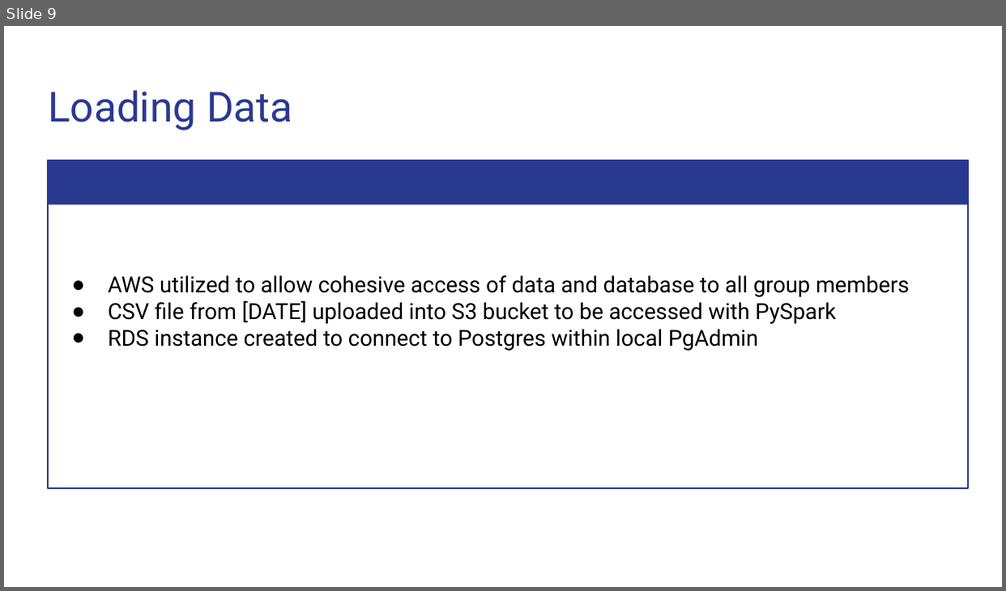
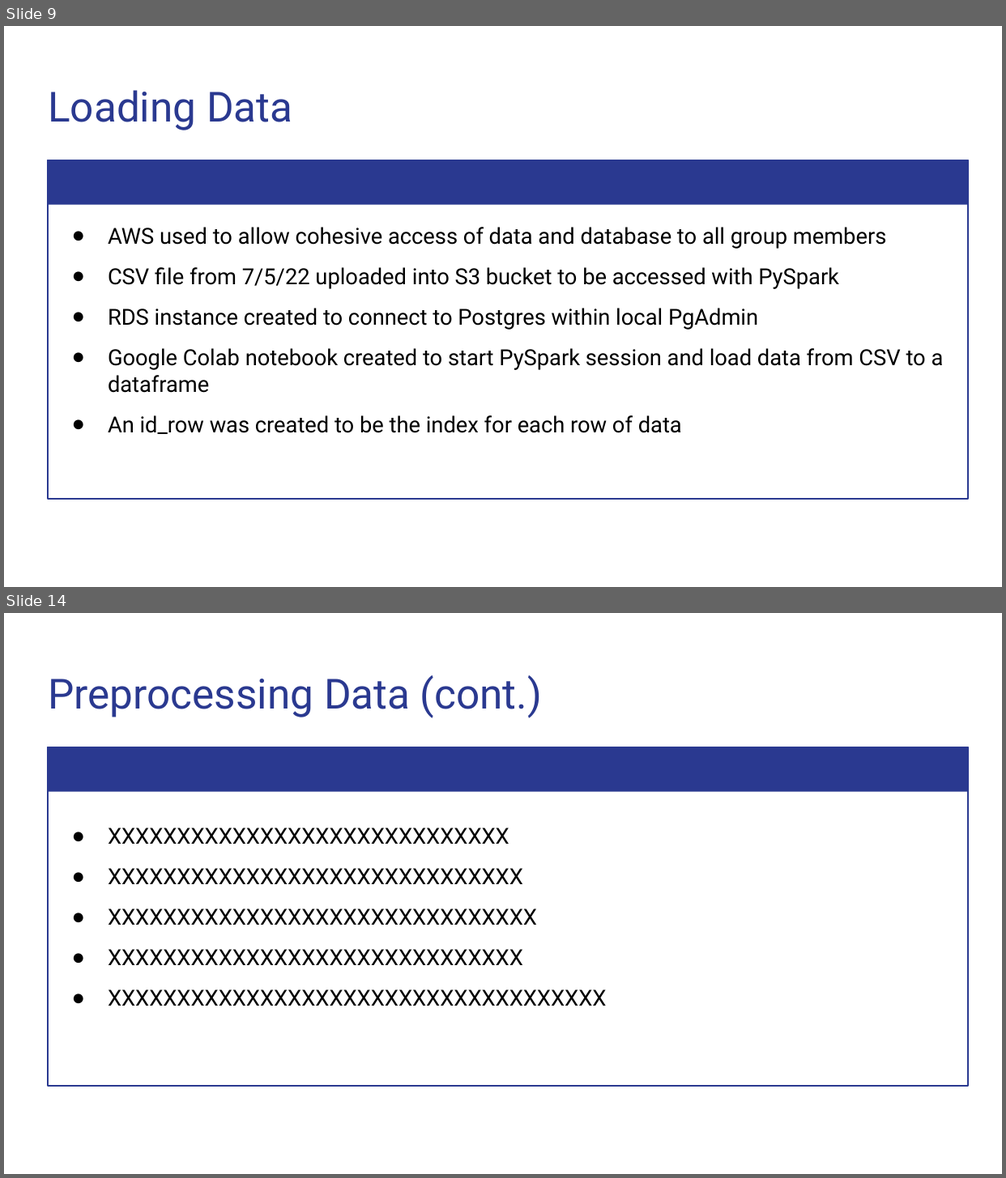
Before and after one commit to Magzzie/COVID-19_Analysis, a slide deck: COVID-19 Analysis.pptx. Shown one above the other, each under a label of ours: slide 9 before the commit, slides 9 and 14 after it; the slides between them are not shown. The pictures are 1006x591 and 1006x1178 pixels, drawn with LibreOffice and Linux fonts; fonts in the diff are those of the drawing. Boxes give left, top, right and bottom in pixels: in the first picture for what was removed or moved away, otherwise in the second. Text is boxed around its words. In the diff, an @@ line names an element or a change of style, - is before the commit and + after.

```diff
--- a/COVID-19 Analysis.pptx
+++ b/COVID-19 Analysis.pptx
@@ slide 14 added at (x1=4, y1=613, x2=1002, y2=1174), background #FFFFFF @@
@@ title added at (x1=48, y1=675, x2=542, y2=718), 30 pt, text #2A3990 @@
+Preprocessing Data (cont.)
@@ rectangle added at (x1=48, y1=747, x2=968, y2=792), fill #2A3990 @@
@@ rectangle added at (x1=48, y1=747, x2=968, y2=1086), outline #2A3990 0.75 pt, 16 pt, text #000000 @@
+● XXXXXXXXXXXXXXXXXXXXXXXXXXXXX
+● XXXXXXXXXXXXXXXXXXXXXXXXXXXXXX
+● XXXXXXXXXXXXXXXXXXXXXXXXXXXXXXX
+● XXXXXXXXXXXXXXXXXXXXXXXXXXXXXX
+● XXXXXXXXXXXXXXXXXXXXXXXXXXXXXXXXXXXX
@@ slide 9 changed as well @@
@@ rectangle "AWS used to allow cohesive ..." resized from (x1=48, y1=160, x2=968, y2=488) to (x1=48, y1=160, x2=968, y2=499) @@
@@ text in rectangle at (x1=108, y1=227, x2=886, y2=289): text changed @@
-● AWS utilized to allow cohesive access of data and database to all group members
-● CSV file from [DATE] uploaded into S3 bucket to be accessed with PySpark
+● AWS used to allow cohesive access of data and database to all group members
+● CSV file from 7/5/22 uploaded into S3 bucket to be accessed with PySpark
@@ text in rectangle at (x1=108, y1=308, x2=758, y2=330): more space between paragraphs @@
@@ text in rectangle at (x1=108, y1=348, x2=944, y2=434): paragraphs added @@
+● Google Colab notebook created to start PySpark session and load data from CSV to a dataframe
+● An id_row was created to be the index for each row of data
```
Also in this commit, not shown: 8 other slides changed, 11 other slides added, 6 slides removed, 3 other files.
